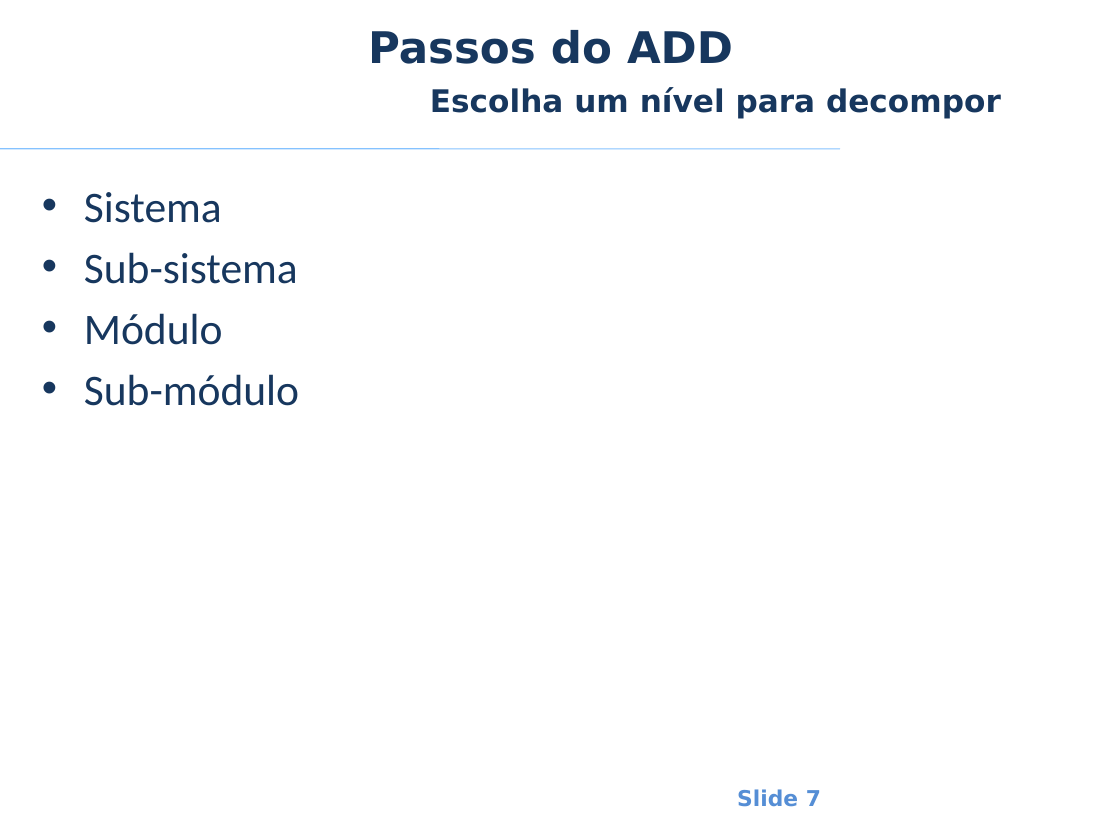
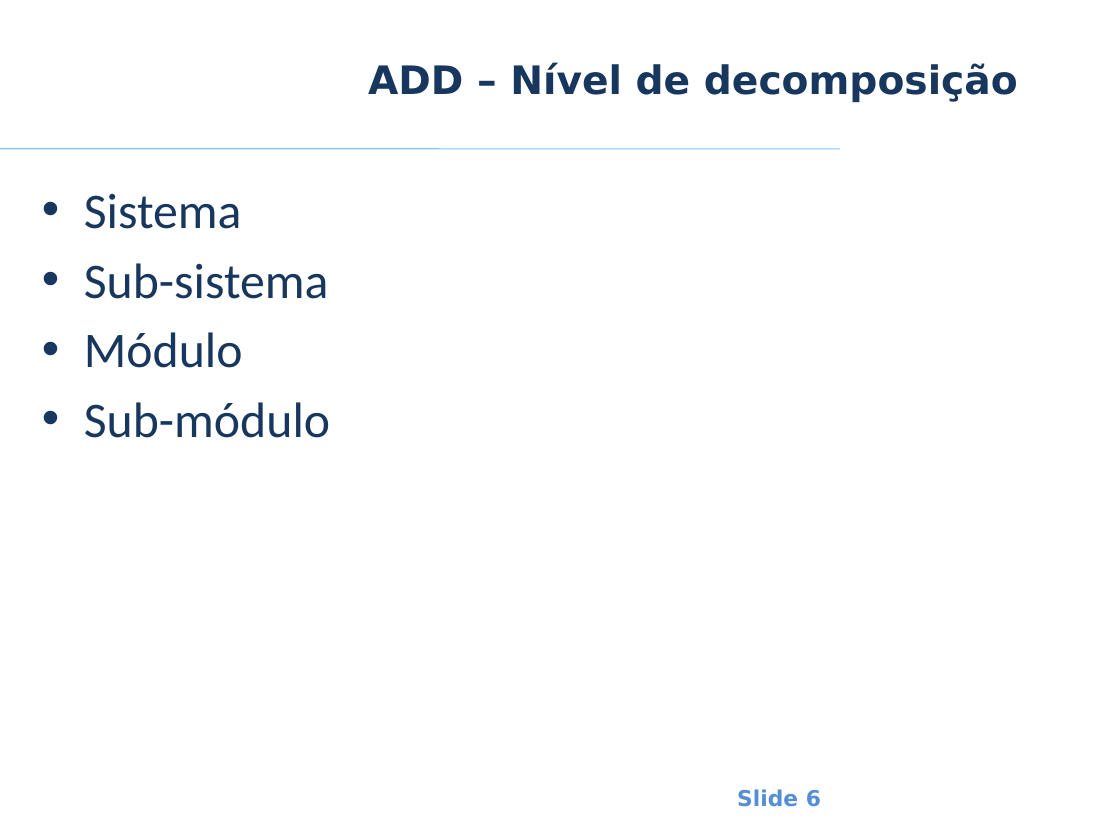
Before and after one commit to smrpuc/pos-fit-es10, a slide deck: slide 6 of Material Aulas/Arquitetura de Software/Aulas/ES - AS - Anderson Hummel - Aula 3 - 1 - Desenhando a Arquitetura - Attribute-Driven Design.pptx (slide 7 before the commit). Drawn at 1120x840 pixels with LibreOffice and Linux fonts; fonts in the diff are those of the drawing; background and template pictures are left out. Boxes give left, top, right and bottom in pixels: in the first picture for what was removed or moved away, otherwise in the second. Text is boxed around its words. In the diff, an @@ line names an element or a change of style, - is before the commit and + after.

```diff
--- a/Material Aulas/Arquitetura de Software/Aulas/ES - AS - Anderson Hummel - Aula 3 - 1 - Desenhando a Arquitetura - Attribute-Driven Design.pptx
+++ b/Material Aulas/Arquitetura de Software/Aulas/ES - AS - Anderson Hummel - Aula 3 - 1 - Desenhando a Arquitetura - Attribute-Driven Design.pptx
@@ title at (368, 62, 1018, 102): text changed; size 28 to 25.2 pt @@
-Passos do ADD
+ADD – Nível de decomposição
@@ text removed at (430, 87, 1001, 119) @@
-Escolha um nível para decompor
@@ text "Sistema" at (84, 194, 330, 438): size 28 to 32 pt @@
@@ page number at (737, 789, 821, 807): text changed @@
-Slide 7
+Slide 6
```
Also in this commit, not shown: 5 other slides changed, 5 slides added, 20 slides removed, 1 other file.
